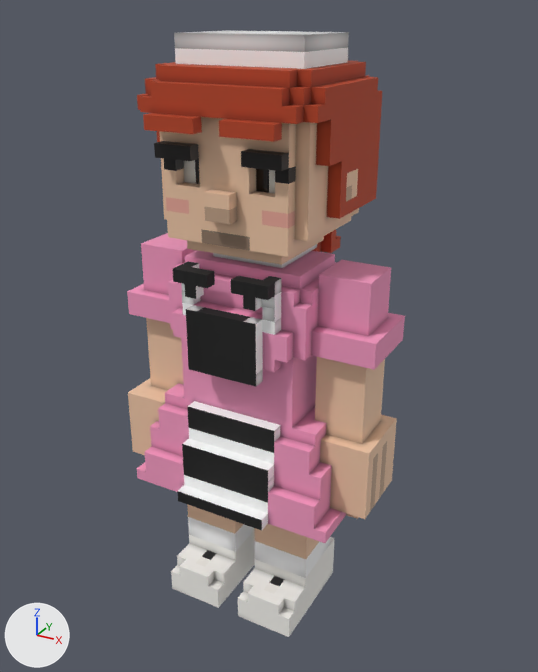
Two versions of the glTF model src/games/callofblocky/models/fighters/waitress.glb, one commit apart.
Camera for both pictures: a 50 mm camera at (1.142, -2.017, 18.313) aimed at (-0.009, 0.076, 17.266). The axes (+X, +Y, +Z) are drawn at lower left. The lights are the same throughout. The first picture is the older version. Vertices at exactly the same position are counted once.

Names of what the first picture shows: 'body'.
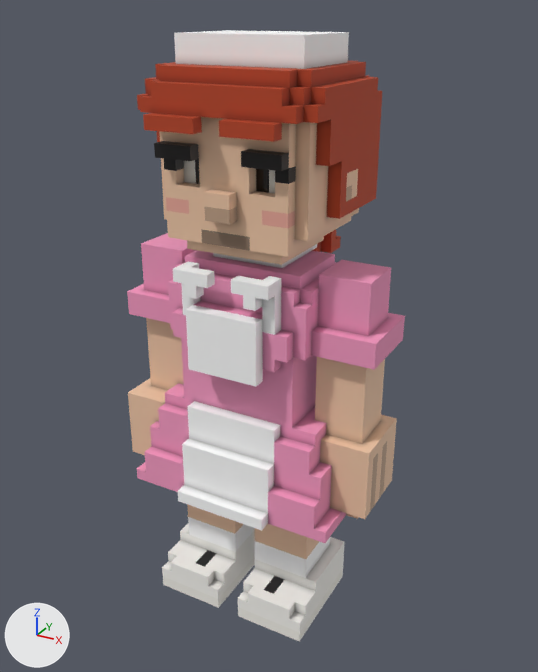
Location of each change, (x1, y1, x2, y2) in pixels of the pictures (538 x 672 px):
'body', reshaped: before (127, 30, 405, 637); after (127, 30, 405, 642)
part 1 of me_body, built on: before (171, 538, 334, 637); after (162, 524, 344, 642)
part 2 of me_body, surface changed (grey to white): before (173, 30, 349, 594); after (165, 30, 349, 594)

The change in detail:
me_body is used by ob_body; location (0.0, 0.0, 0.0).
me_body had 3993 vertices, 7242 faces and spanned x -0.46..0.46, y -0.29..0.46, z 16.29..18.25.
me_body now has 4021 vertices, 7294 faces and spans x -0.46..0.46, y -0.29..0.46, z 16.29..18.25.
Part 1, on me_body:
16 vertices are removed from x -0.25..0.25, y -0.25..0.12, z 16.33..16.42.
58 faces are deleted.
4 vertices move from x -0.25..0.25, y -0.25..0.12, z 16.29 to x -0.29..0.29, y -0.25..0.12, z 16.29.
6 vertices are added at (0.25, -0.25, 16.42), (0.29, -0.12, 16.33), (0.29, -0.21, 16.33), (-0.25, -0.25, 16.42), (-0.29, 0.12, 16.37), (-0.29, 0.12, 16.42).
14 new vertices lie (0.0, 0.0, 0.04) away from vertices in x -0.25..0.25, y -0.25..0.12, z 16.29..16.46.
12 new vertices lie (0.04, 0.0, 0.0) away from vertices in x 0.25, y -0.25..0.12, z 16.37..16.46.
12 new vertices lie (-0.04, 0.0, 0.0) away from vertices in x -0.25, y -0.25..0.12, z 16.37..16.46.
110 new faces join them.
me_body part 2: 620 kept faces spanning x -0.29..0.29, y -0.29..0.38, z 16.29..18.25 get new texture (UV) coordinates.
